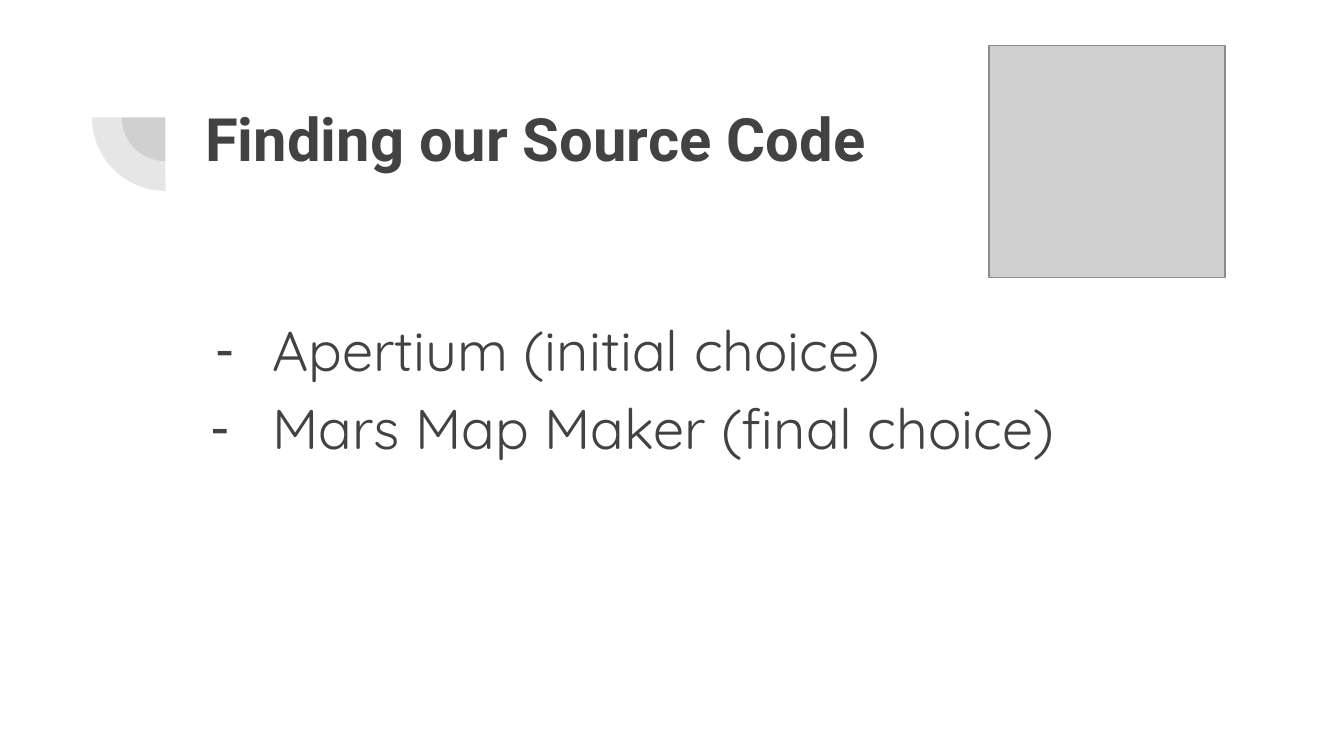
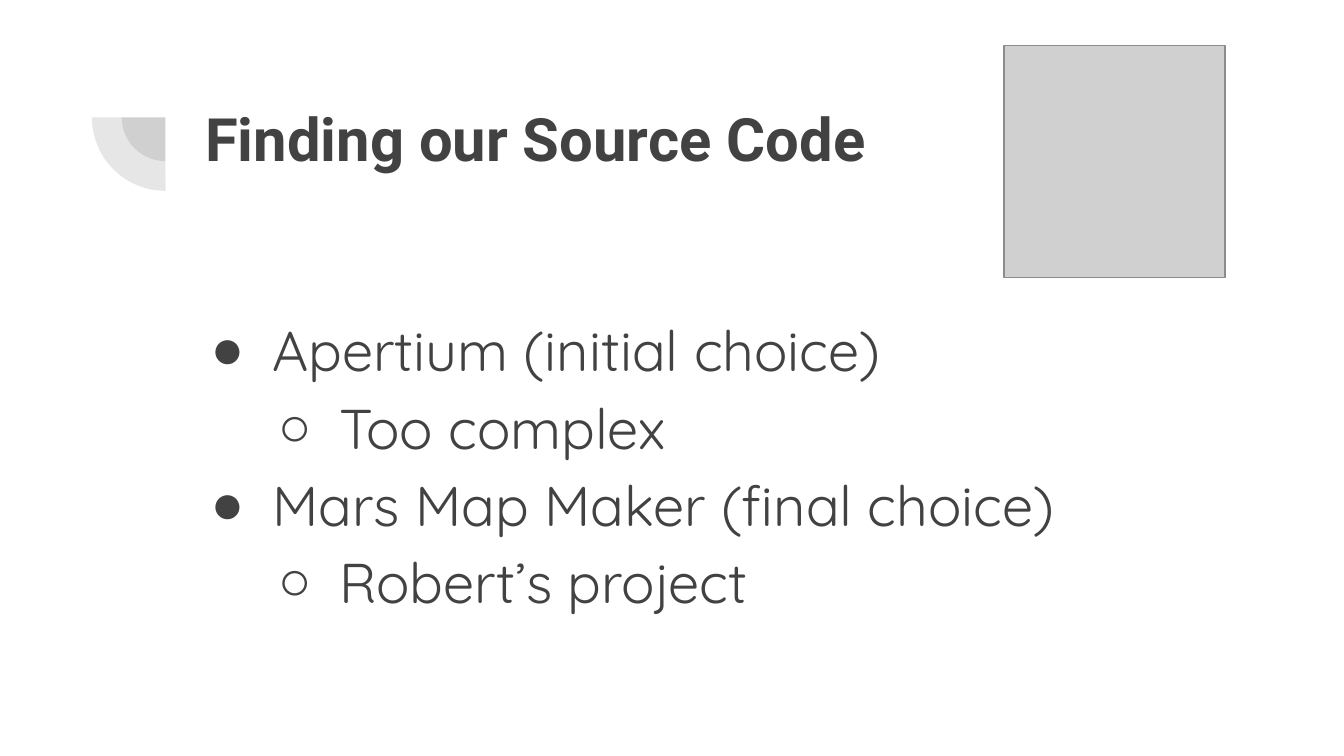
Before and after one commit to csci-362-01-2020/Best-Team, a slide deck: slide 3 of Best-Team_presentation.pptx. Drawn at 1344x756 pixels with LibreOffice and Linux fonts; fonts in the diff are those of the drawing; grey boxes stand for pictures. Boxes give left, top, right and bottom in pixels: in the first picture for what was removed or moved away, otherwise in the second. Text is boxed around its words. In the diff, an @@ line names an element or a change of style, - is before the commit and + after.

```diff
--- a/Best-Team_presentation.pptx
+++ b/Best-Team_presentation.pptx
@@ picture: place and size @@
-picture at (989, 46, 1226, 277)
+picture at (1004, 46, 1224, 277)
@@ text at (272, 329, 1055, 537): bullet - to ● @@
@@ text at (339, 407, 665, 460): paragraph added @@
+  ○ Too complex
@@ text at (339, 561, 748, 614): paragraph added @@
+  ○ Robert’s project
```
Also in this commit, not shown: 7 other slides changed, 8 slides added, 5 slides removed.
